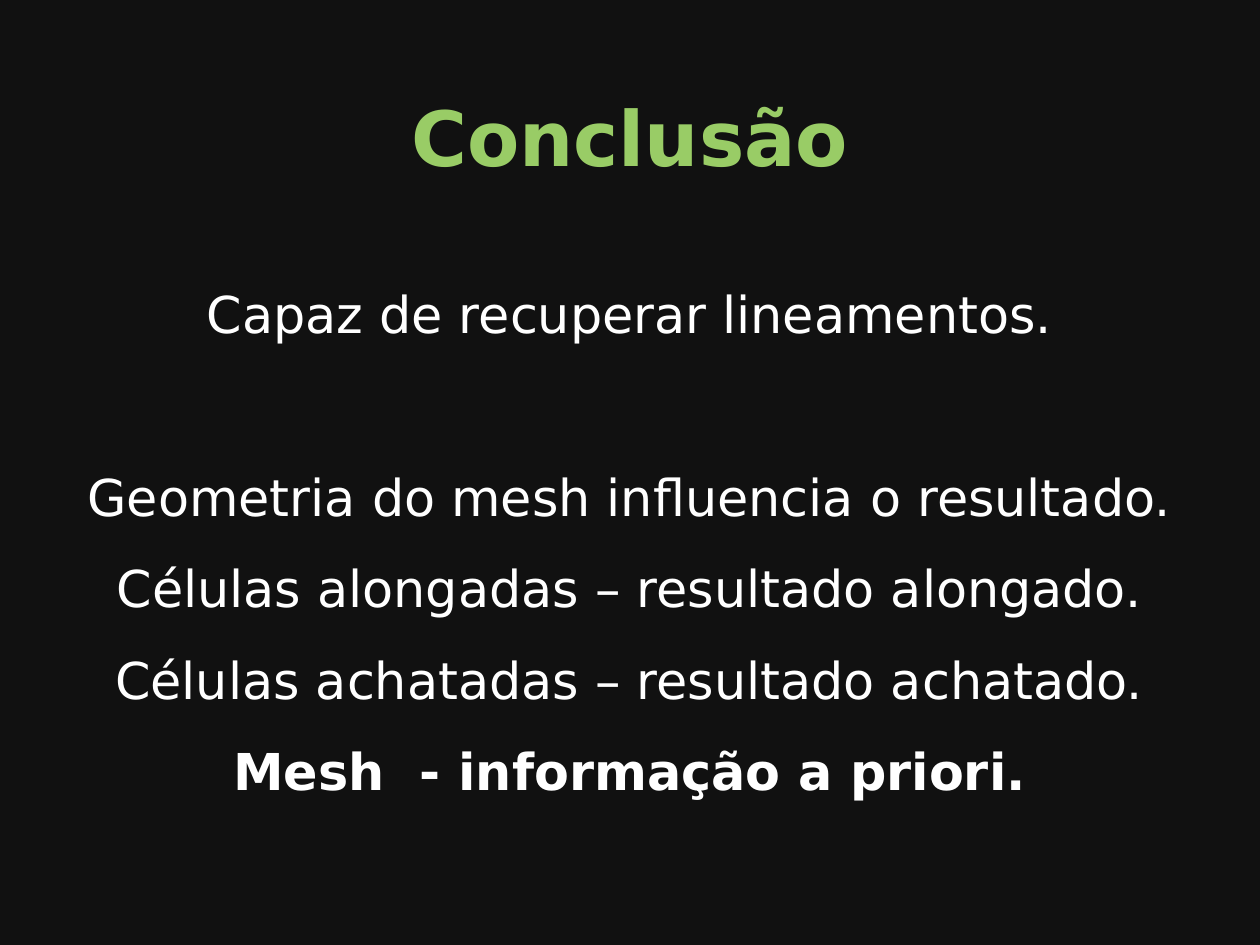
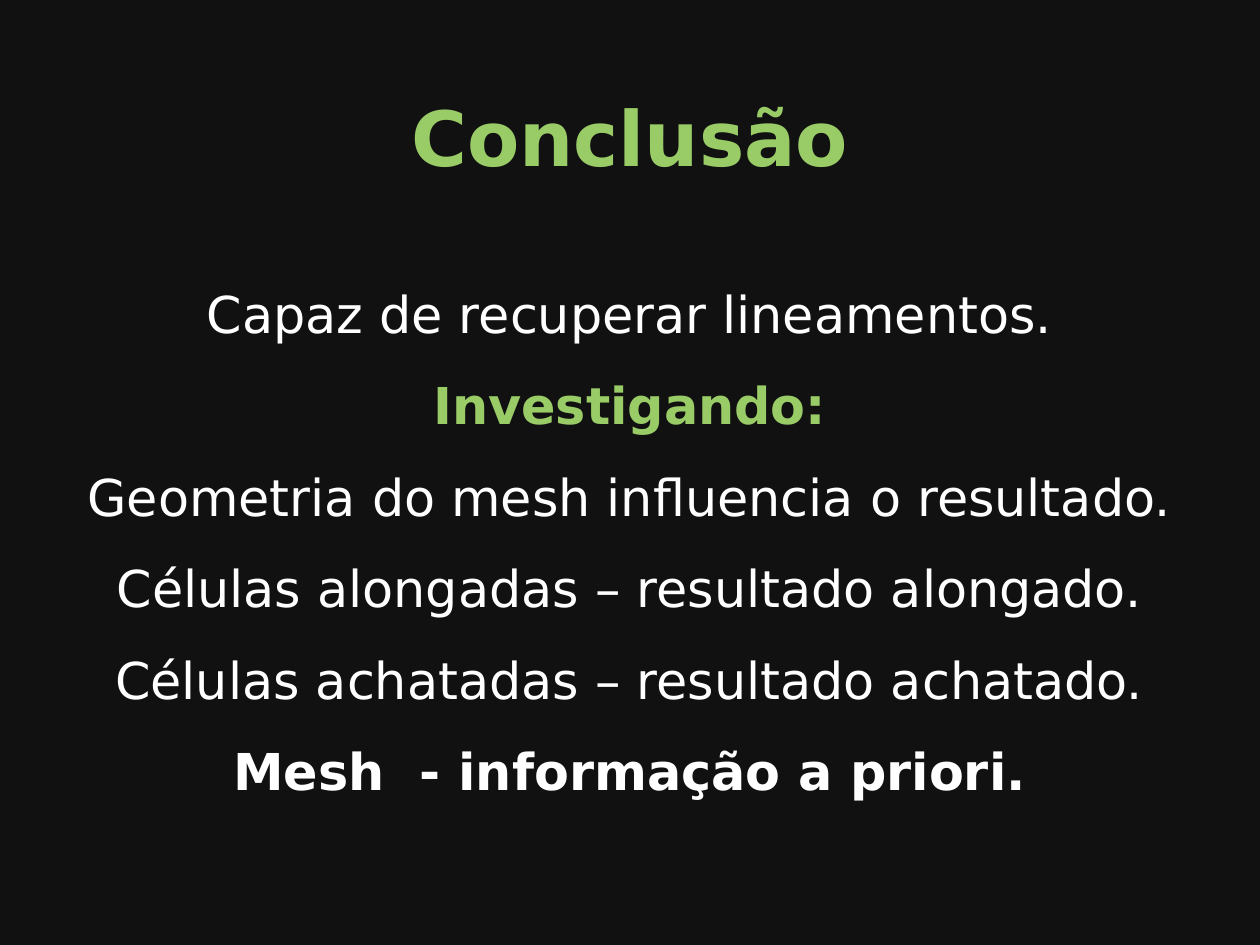
Before and after one commit to leouieda/seminario-on-2014, a slide deck: slide 49 of slides.odp (slide 43 before the commit). Drawn at 1260x945 pixels with LibreOffice and Linux fonts; fonts in the diff are those of the drawing. Boxes give left, top, right and bottom in pixels: in the first picture for what was removed or moved away, otherwise in the second. Text is boxed around its words. In the diff, an @@ line names an element or a change of style, - is before the commit and + after.

```diff
--- a/slides.odp
+++ b/slides.odp
@@ text at [433, 385, 826, 435]: paragraph added @@
+Investigando:
```
Also in this commit, not shown: 17 other slides changed, 14 slides added, 4 slides removed, 2 other files.
